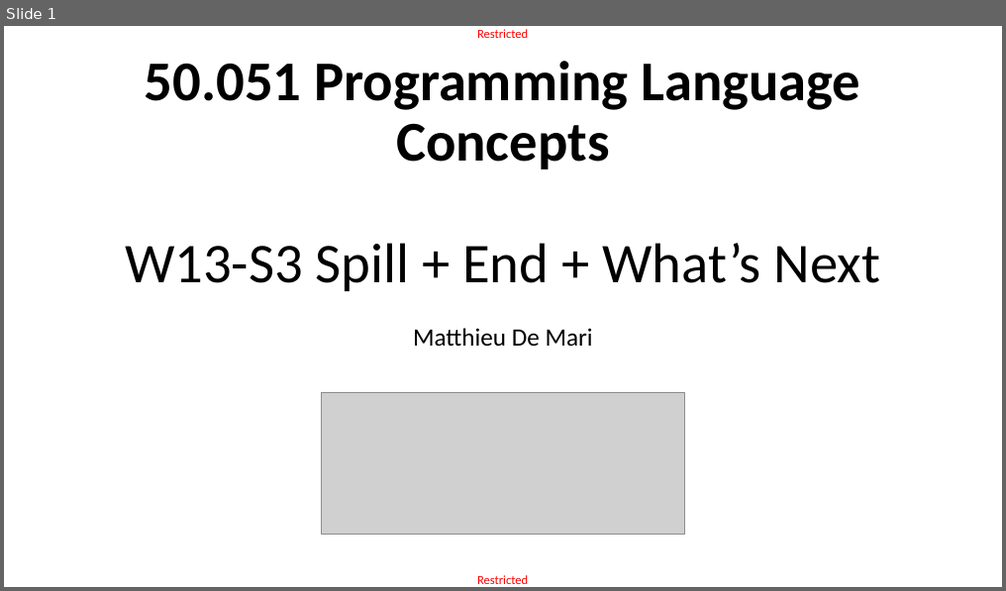
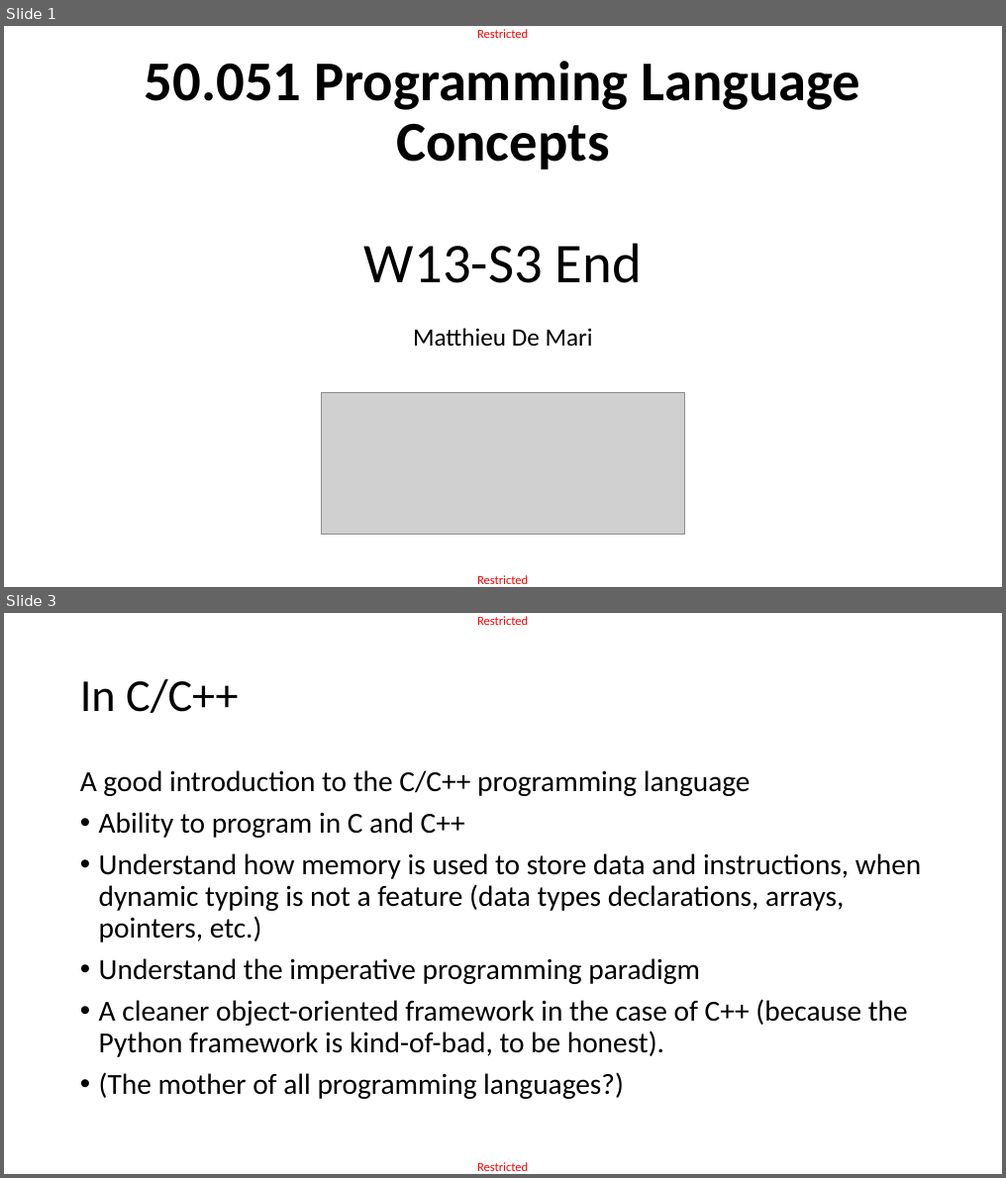
Before and after one commit to matthieudemari/SUTD_PLC_50_051, a slide deck: W13/W13S3/W13S3.pptx. Shown one above the other, each under a label of ours: slide 1 before the commit, slides 1 and 3 after it; the slides between them are not shown. The pictures are 1006x591 and 1006x1178 pixels, drawn with LibreOffice and Linux fonts; fonts in the diff are those of the drawing; grey boxes stand for pictures. Boxes give left, top, right and bottom in pixels: in the first picture for what was removed or moved away, otherwise in the second. Text is boxed around its words. In the diff, an @@ line names an element or a change of style, - is before the commit and + after.

```diff
--- a/W13/W13S3/W13S3.pptx
+++ b/W13/W13S3/W13S3.pptx
@@ slide 3 added at (4,613,1002,1174), background #FFFFFF; not listed: 2 template elements that a slide beside it also shows @@
@@ title added at (80,679,238,713), 44 pt, text #000000 @@
+In C/C++
@@ text added at (80,770,921,1099), 28 pt, text #000000 @@
+A good introduction to the C/C++ programming language
+• Ability to program in C and C++
+• Understand how memory is used to store data and instructions, when dynamic typing is not a feature (data types declarations, arrays, pointers, etc.)
+• Understand the imperative programming paradigm
+• A cleaner object-oriented framework in the case of C++ (because the Python framework is kind-of-bad, to be honest).
+• (The mother of all programming languages?)
@@ slide 1 changed as well @@
@@ title at (145,61,860,283): text changed @@
-50.051 Programming Language Concepts
-W13-S3 Spill + End + What’s Next
+50.051 Programming Language Concepts
+W13-S3 End
```
Also in this commit, not shown: 24 other slides added, 54 other files.
